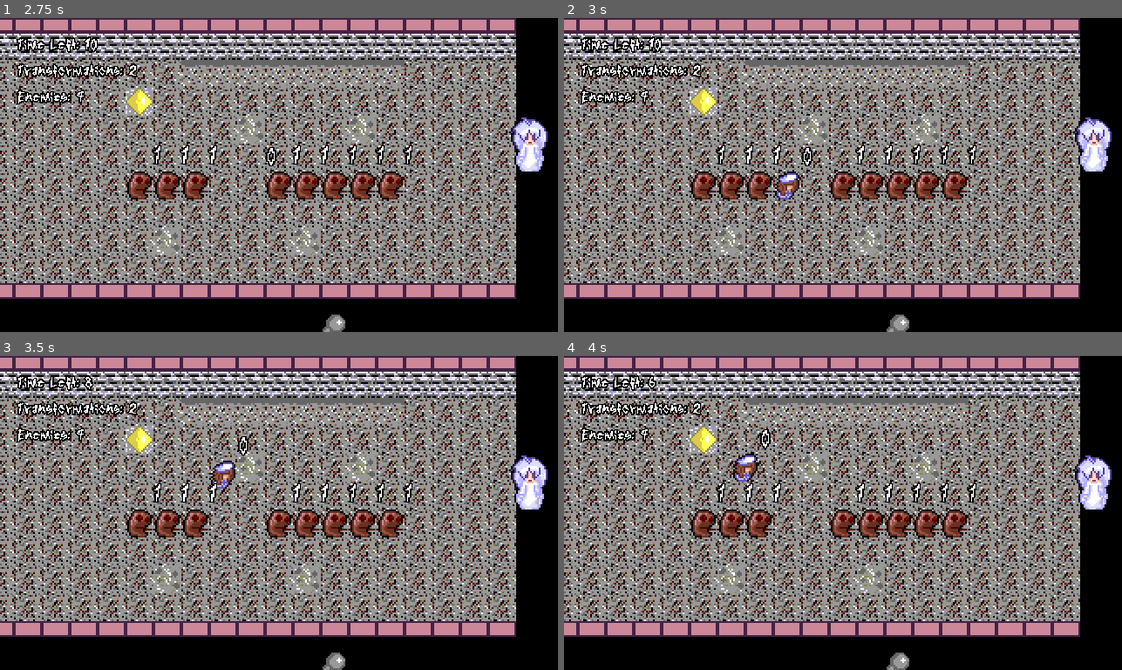
Above: before the commit, frames 1-4 (two rows, left to right).
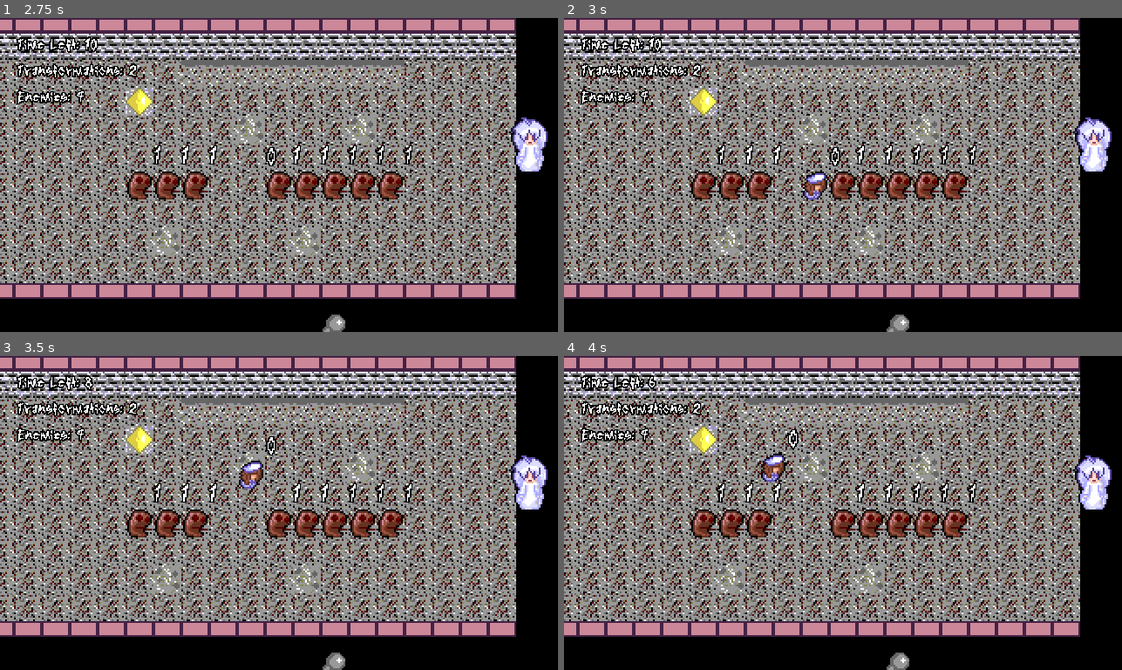
Above: after the commit, the same moments.

Repository: swksoft/The-Sixth-Game-of-SwinkoSoft
Game: Godot game, scene res://scenes/test_level.tscn
The game is run twice, just before and just after one commit, with the same random seed, the same clock (stepped at 60 frames per second) and the same inputs.
Inputs:
- Up to frame 1 (2.75 s): tap Enter at 0.5 s; hold Right (right) 0.53-1.28 s; hold Down (down) 1.28-2.03 s; hold Right (right) from 2.03 s (still down)
- Up to frame 2 (3 s): release Right (right) at 2.78 s; hold Up (up) from 2.78 s (still down)
- Up to frame 3 (3.5 s): keep holding Up (up)
- Up to frame 4 (4 s): release Up (up) at 3.53 s; hold Left (left) from 3.53 s (still down)

Frame 1 is identical in both runs. In frame 2, 0.8% of the frame differs, in the area x 37-50%, y 41-58%; in frame 3, 0.8%; in frame 4, 0.8%.

Commit message:
heavy update

Diff:
--- a/scripts/enemy.gd
+++ b/scripts/enemy.gd
@@ -22,7 +22,6 @@
 
 		animation.play("death")
 		await animation.animation_finished
-
 		queue_free()
 
 
--- a/scripts/player.gd
+++ b/scripts/player.gd
@@ -5,6 +5,7 @@
 var is_moving = false
 var tier = 0
 var attacking = false
+var killed = false
 
 var current_state
 enum State {
@@ -113,7 +114,9 @@
 		sprite.global_position = tile_map.map_to_local(current_tile)
 
 		attacking = false
-		if health > 0: global_position = tile_map.map_to_local(target_tile)
+		if health > 0 || killed:
+			global_position = tile_map.map_to_local(target_tile)
+			killed = false
 		return
 
 	# Move Player:
@@ -138,6 +141,7 @@
 			GLOBAL.enemies_left -= 1
 
 			body.get_damage(current_state, health, tier)
+			if body.health <= 0: killed = true
 			get_damage_from_enemy({"health": enemy_health, "tier": enemy_tier})
 
 		tier_check()
